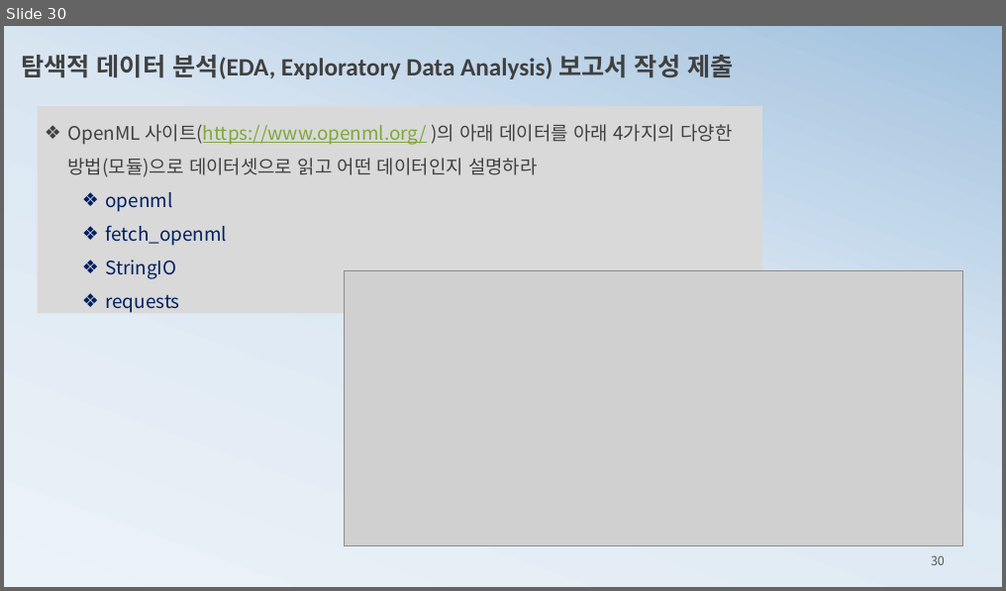
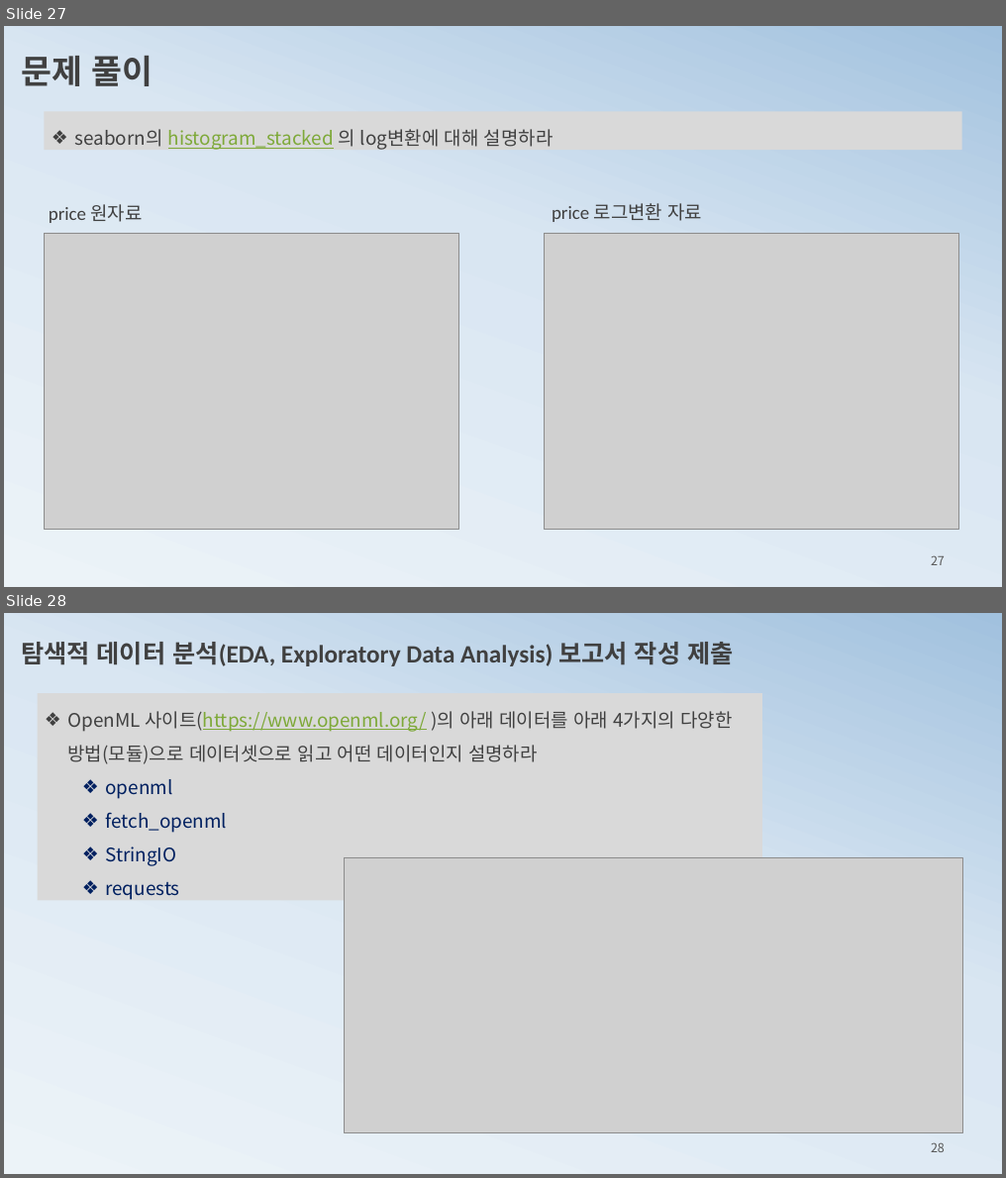
Before and after one commit to ancestor9/mathematics-for-machine-learning, a slide deck: 1_statistics for machine learning.pptx. Shown one above the other, each under a label of ours: slide 30 before the commit, slides 27 and 28 after it. The pictures are 1006x591 and 1006x1178 pixels, drawn with LibreOffice and Linux fonts; fonts in the diff are those of the drawing; grey boxes stand for pictures. Boxes give left, top, right and bottom in pixels: in the first picture for what was removed or moved away, otherwise in the second. Text is boxed around its words. In the diff, an @@ line names an element or a change of style, - is before the commit and + after.

```diff
--- a/1_statistics for machine learning.pptx
+++ b/1_statistics for machine learning.pptx
@@ slide 27 added at (x1=4, y1=26, x2=1002, y2=587), background gradient #ECF3F8 to #D9E6F2 to #A1C1DE @@
@@ text added at (x1=21, y1=56, x2=152, y2=86), 32 pt, text #404040, bold @@
+문제 풀이
@@ rectangle added at (x1=44, y1=111, x2=961, y2=150), fill #D9D9D9, 18 pt, text #404040 @@
+❖ seaborn의 histogram_stacked 의 log변환에 대해 설명하라
@@ text added at (x1=551, y1=203, x2=702, y2=222), 18 pt, text #404040 @@
+price 로그변환 자료
@@ picture added at (x1=45, y1=233, x2=459, y2=530) @@
@@ text added at (x1=49, y1=204, x2=142, y2=223), 18 pt, text #404040 @@
+price 원자료
@@ picture added at (x1=544, y1=233, x2=958, y2=530) @@
@@ page number added at (x1=931, y1=556, x2=944, y2=566), 12 pt, text #595959 @@
+27
@@ what was slide 30 is now slide 28 @@
@@ page number at (x1=931, y1=1143, x2=944, y2=1153): text changed @@
-30
+28
```
Also in this commit, not shown: 2 slides changed, 3 other slides added, 2 slides removed, 1 other file.
